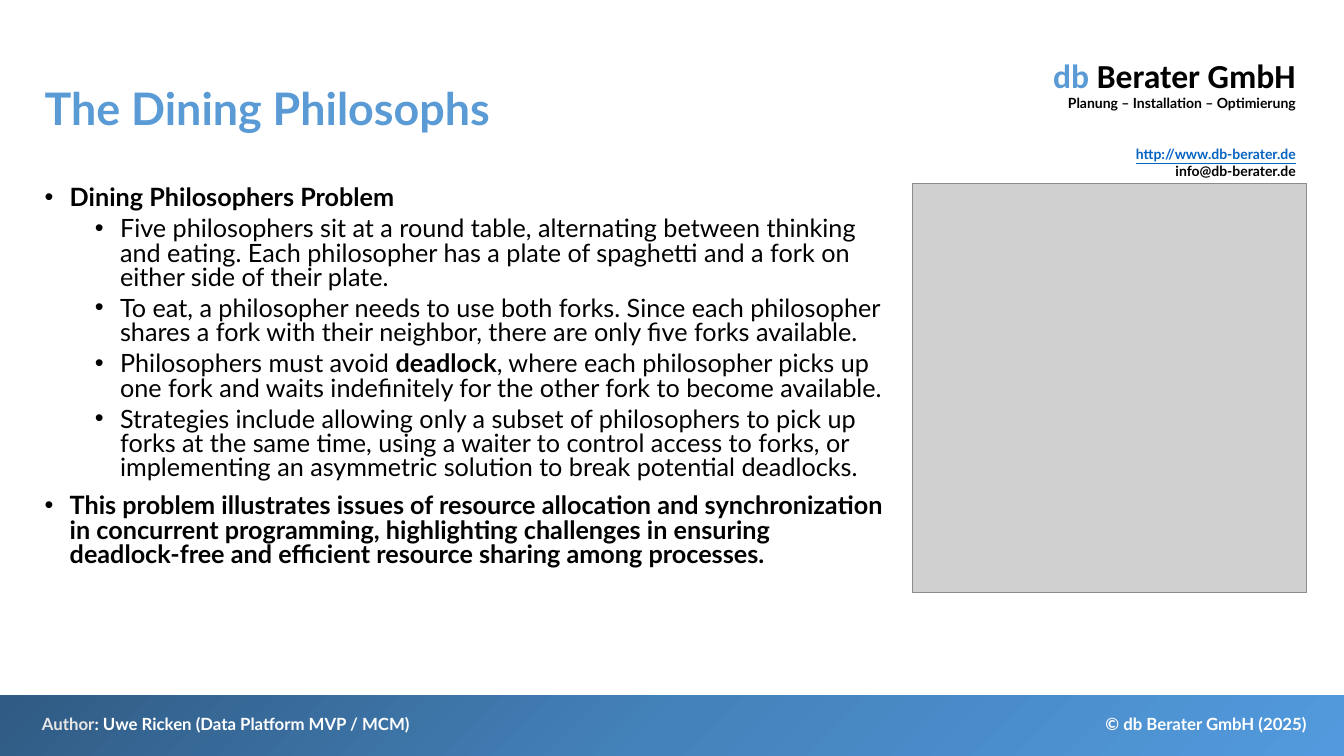
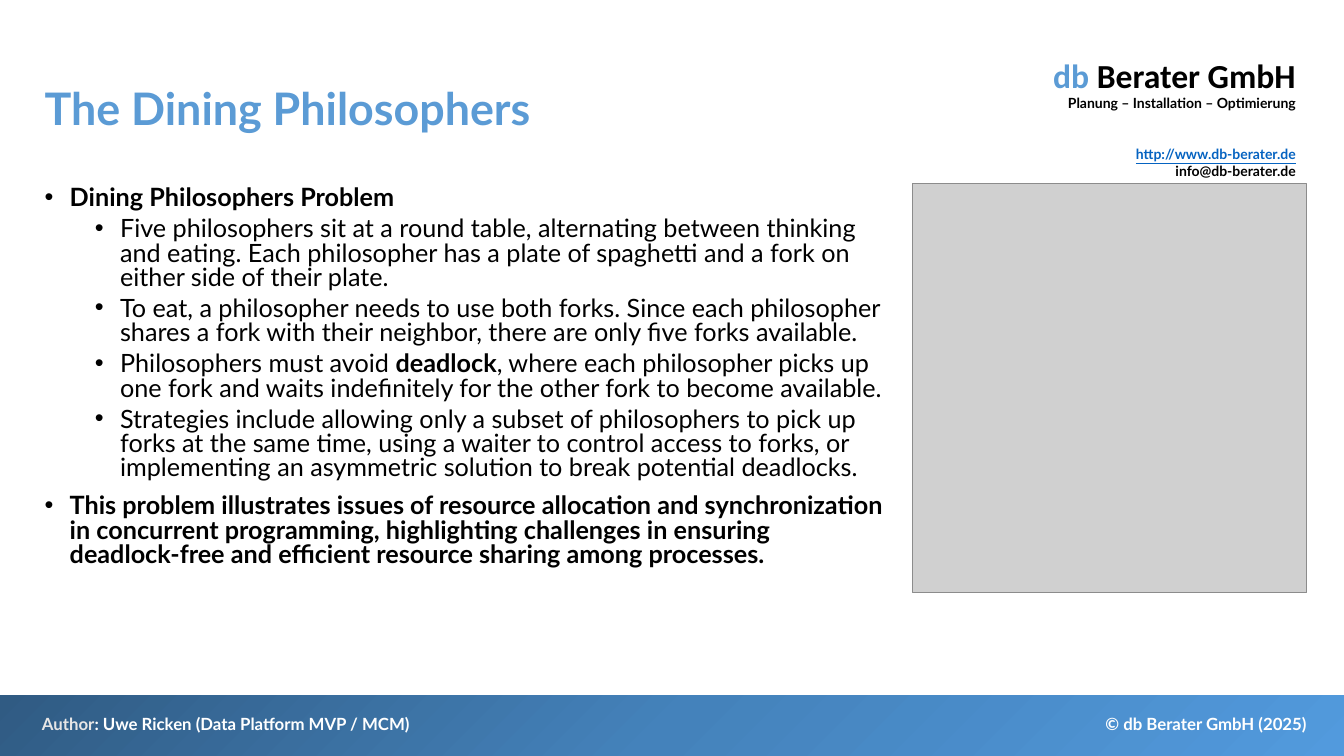
Before and after one commit to db-berater/solving-deadlock-scenarios, a slide deck: slide 16 of 01 - Documents and Preparation/Solving Deadlock Scenarios - EN.pptx. Drawn at 1344x756 pixels with LibreOffice and Linux fonts; fonts in the diff are those of the drawing; grey boxes stand for pictures. Boxes give left, top, right and bottom in pixels: in the first picture for what was removed or moved away, otherwise in the second. Text is boxed around its words. In the diff, an @@ line names an element or a change of style, - is before the commit and + after.

```diff
--- a/01 - Documents and Preparation/Solving Deadlock Scenarios - EN.pptx
+++ b/01 - Documents and Preparation/Solving Deadlock Scenarios - EN.pptx
@@ title at box(45, 91, 531, 133): text changed @@
-The Dining Philosophs
+The Dining Philosophers
```
Also in this commit, not shown: 9 other files.
